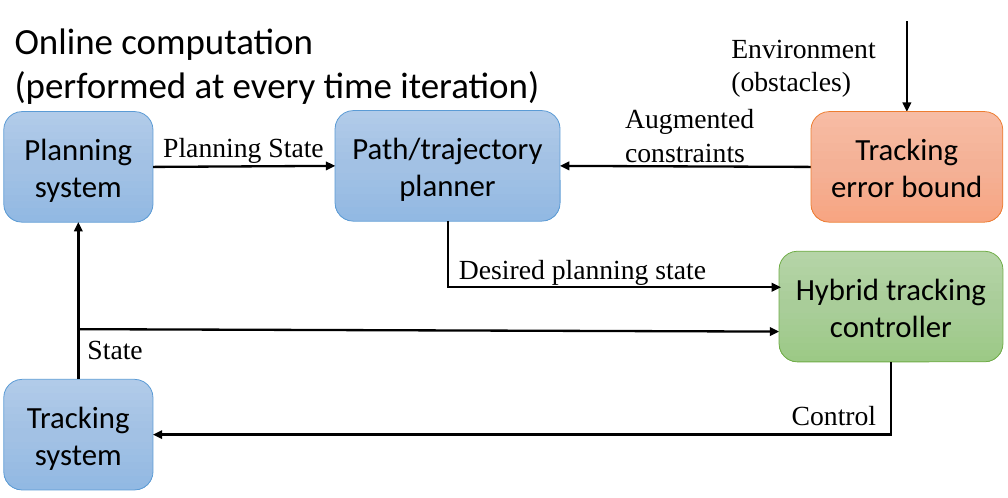
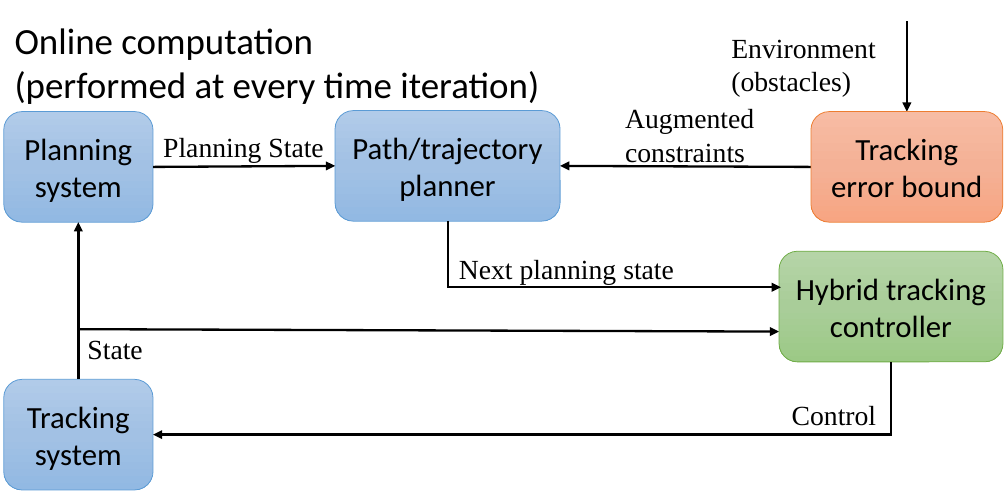
Before and after one commit to HJReachability/Tracking, a slide deck: slide 1 of docs/tracking_journal/fig/framework_online.pptx. Drawn at 1008x498 pixels with LibreOffice and Linux fonts; fonts in the diff are those of the drawing. Boxes give left, top, right and bottom in pixels: in the first picture for what was removed or moved away, otherwise in the second. Text is boxed around its words. In the diff, an @@ line names an element or a change of style, - is before the commit and + after.

```diff
--- a/docs/tracking_journal/fig/framework_online.pptx
+++ b/docs/tracking_journal/fig/framework_online.pptx
@@ text at [459,259,674,285]: text changed @@
-Desired planning state
+Next planning state
```
Also in this commit, not shown: 9 other files.
